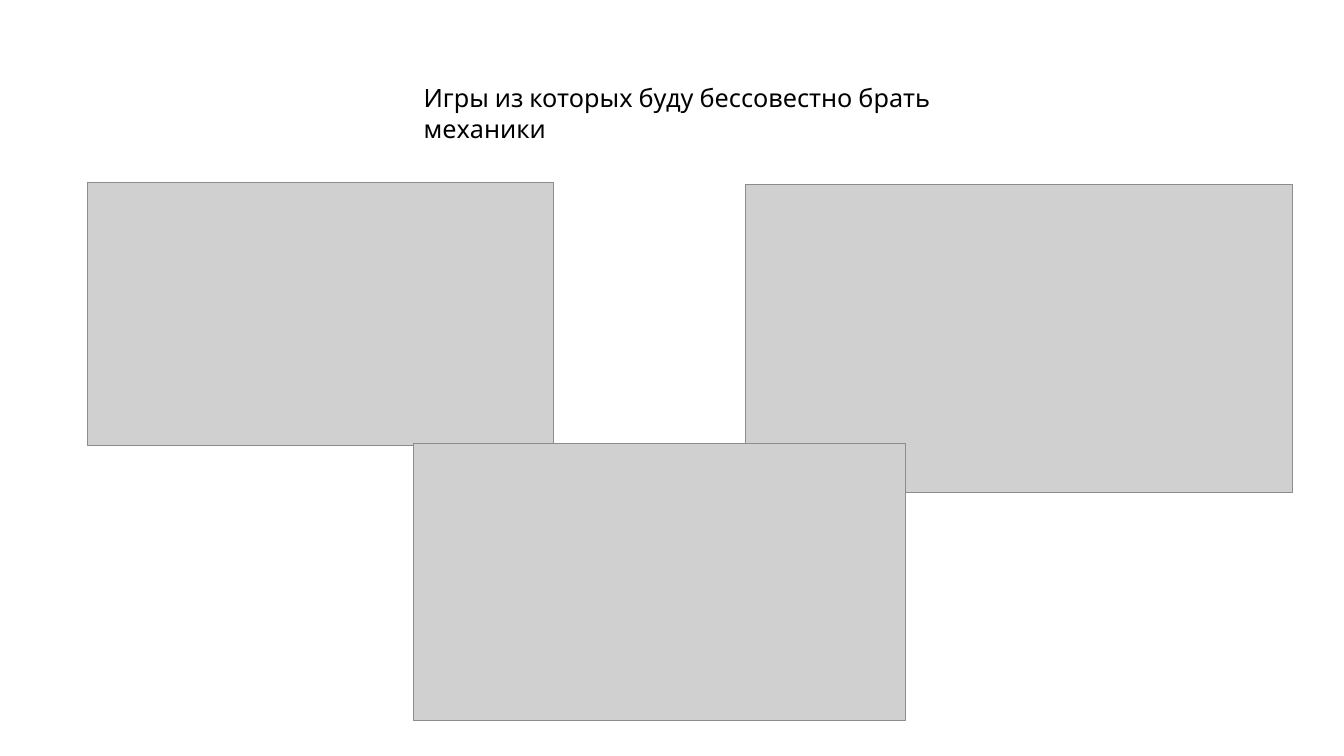
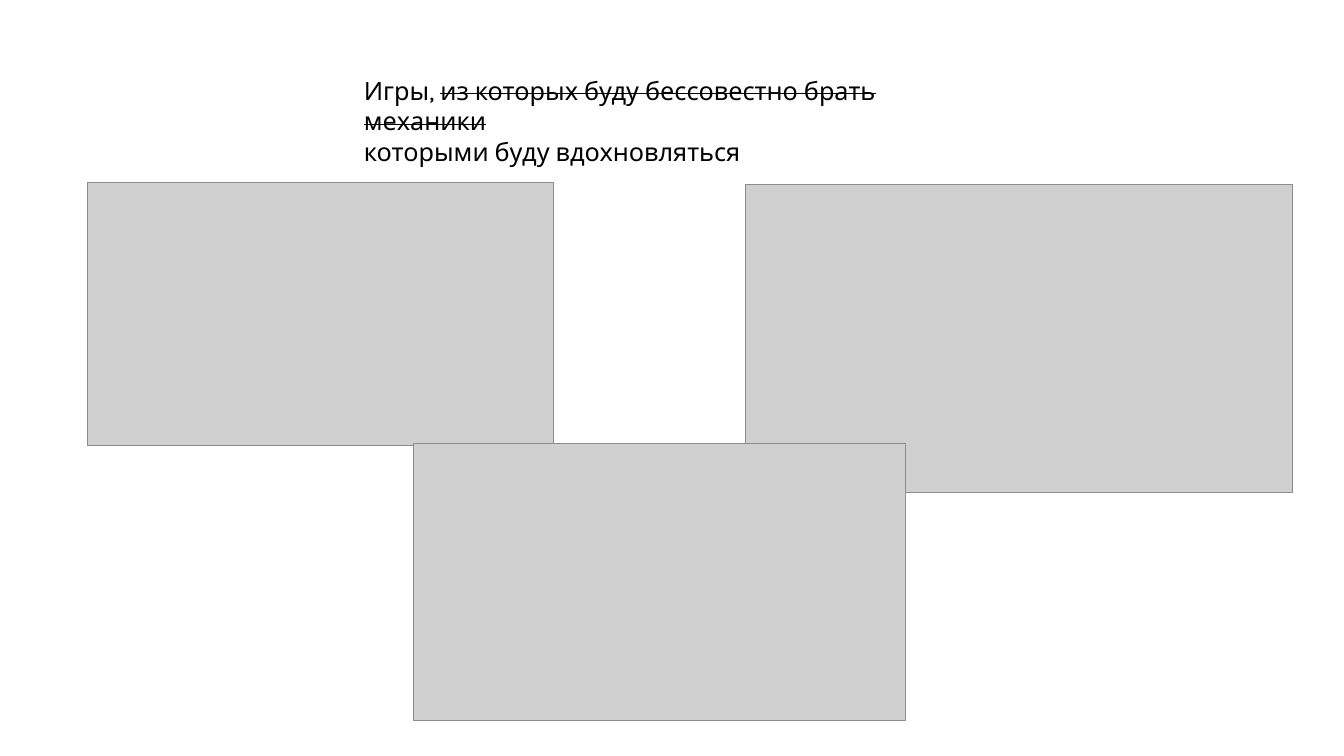
Before and after one commit to zyuzyakin/CSharpBattlerGame, a slide deck: slide 4 of идея игры карточн.pptx (slide 2 before the commit). Drawn at 1344x756 pixels with LibreOffice and Linux fonts; fonts in the diff are those of the drawing; grey boxes stand for pictures. Boxes give left, top, right and bottom in pixels: in the first picture for what was removed or moved away, otherwise in the second. Text is boxed around its words. In the diff, an @@ line names an element or a change of style, - is before the commit and + after.

```diff
--- a/идея игры карточн.pptx
+++ b/идея игры карточн.pptx
@@ text at (364, 80, 876, 167): text changed @@
-Игры из которых буду бессовестно брать механики
+Игры, из которых буду бессовестно брать механики
+которыми буду вдохновляться
```
Also in this commit, not shown: 2 other slides changed, 1 slide added.
